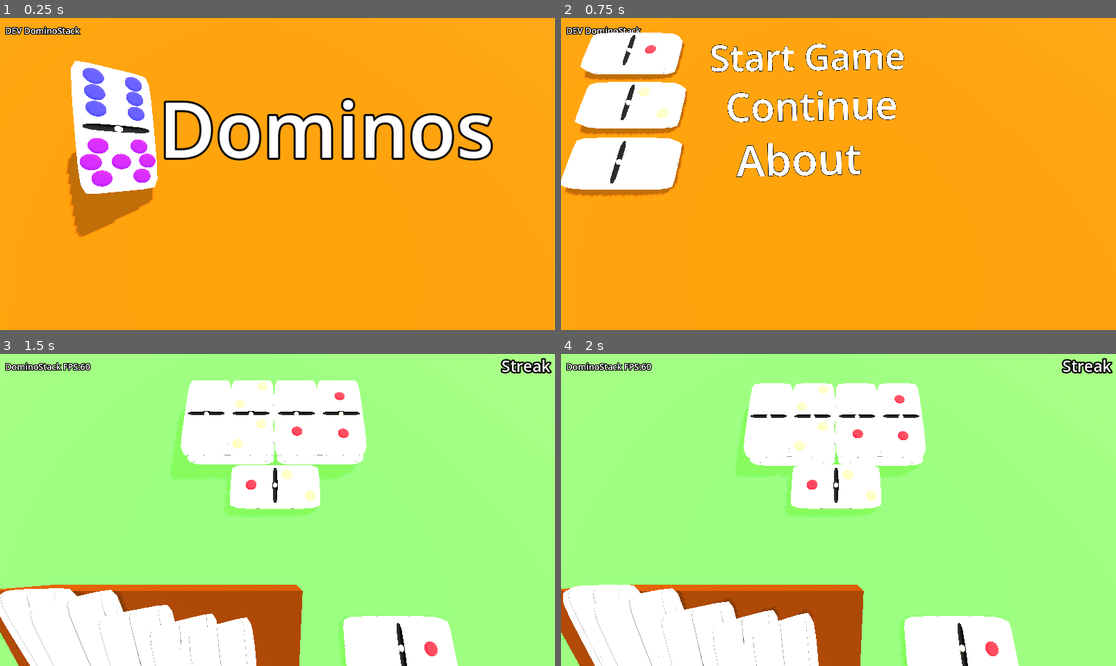
Above: before the commit, frames 1-4 (two rows, left to right).
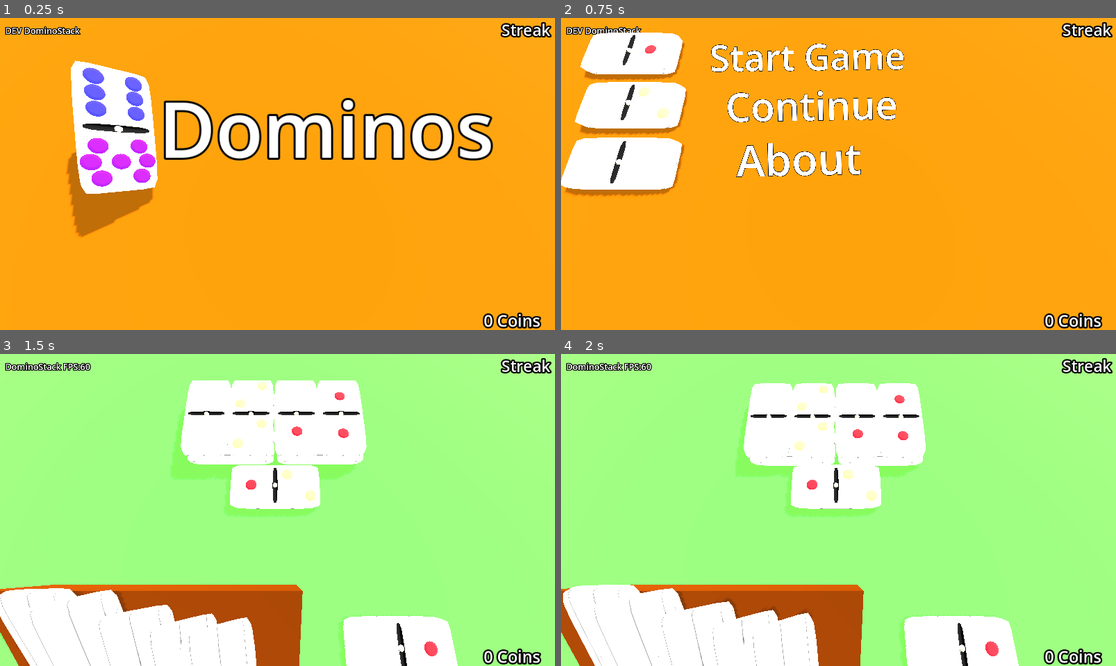
Above: after the commit, the same moments.

Repository: SecsAndCyber/six-seven-dominoes
Game: Godot game, scene res://scenes/main_menu.tscn
Same seed, same stepped clock (60 frames per second), same inputs: the game is played once before the commit and once after it.
Inputs (mouse positions are in pixels of both pictures, inside the frame that each line leads up to):
- Up to frame 1 (0.25 s): no input
- Up to frame 2 (0.75 s): tap Enter at 0.5 s; move the mouse to (960, 158) at 0.52 s; hold Alt from 0.53 s (still down); click (960, 158) at 0.67 s
- Up to frame 3 (1.5 s): tap Space at 1.25 s; move the mouse to (166, 525) at 1.27 s; release Alt at 1.28 s; tap Ctrl at 1.35 s; click (166, 525) at 1.42 s
- Up to frame 4 (2 s): no input

The runs differ from the first frame. In frame 1, 0.8% of the frame differs, in the area x 86-100%, y 1-100%; in frame 2, 0.8%; in frame 3, 0.4%; in frame 4, 0.4%.

Commit message:
Enhance UI and game mechanics: update coin tracking, improve debug information, and refactor level transition handling

Diff:
--- a/scenes/game_camera.tscn
+++ b/scenes/game_camera.tscn
@@ -38,7 +38,12 @@
 
 [node name="DebugLabel" type="Label3D" parent="."]
 transform = Transform3D(1, 0, 0, 0, 0.9999989, 0, 0, 0, 0.9999989, -5.0091157, 2.6366417, -3.7388773)
+layers = 512
 text = "DEV"
 horizontal_alignment = 0
 
 [node name="CoinsLabel" type="Label3D" parent="."]
+transform = Transform3D(1, 0, 0, 0, 0.9999996, 0, 0, 0, 0.9999996, 2.5629344, -1.4257379, -1.9797032)
+layers = 512
+text = "0 Coins"
+horizontal_alignment = 2
--- a/scripts/domino_block.gd
+++ b/scripts/domino_block.gd
@@ -249,7 +249,11 @@
 				GameManager.get_capture_point().collect_new_domino(self)
 			if GameManager.get_capture_point().test_collection(self):
 				if not GameManager.get_capture_point().active_block.is_wildcard:
-					GameManager.click_streak += 1
+					if GameManager.active_game_level.hand.has_wild_card:
+						GameManager.coins += 1
+						print("Coin granted: Matched while holding a wildcard!")
+					else:
+						GameManager.click_streak += 1
 				GameManager.get_capture_point().collect_new_domino(self)
 			else:
 				start_flip = "down" if face == "up" else "up"
--- a/scripts/dominoes_level.gd
+++ b/scripts/dominoes_level.gd
@@ -3,7 +3,7 @@
 
 @export var next_level: String
 @onready var table_top: StaticBody3D = $TableTop
-@onready var hand: StaticBody3D = $Hand
+@onready var hand: HandRack = $Hand
 @onready var capture_point: CapturePoint = $CapturePoint
 @onready var camera_3d: Camera3D = $Camera3D
 @onready var streak_label: Label3D = $Camera3D/StreakLabel
@@ -14,8 +14,20 @@
 var max_pair_domino: DominoBlock = null
 var ready_done:bool = false
 
+func update_ui(_delta:float = 0.0):
+	if OS.is_debug_build():
+		debug_label.text = "{LevelName} FPS:{FPS}".format({
+			'LevelName':get_node("/root/").get_children()[3].name,
+			'FPS':int(1.0 / _delta) if _delta else '??'
+		})
+	elif debug_label.text.length() > 0:
+		debug_label.text = ""
+	streak_label.text = "%s Streak" % ["•".repeat(GameManager.click_streak)]
+	coins_label.text = "%s Coins" % [GameManager.coins]
+
 func _ready() -> void:
 	pre_loss = false
+	update_ui(0)
 	for child in get_children():
 		if child is DominoBlock:
 			remove_child(child)
@@ -46,7 +58,7 @@
 	capture_point.float_point.global_transform.origin.y = stack_height
 	capture_point.init()
 	ready_done = true
-	GameManager.level_setting_up = false
+	GameManager.is_transitioning = false
 
 func shuffle_live_dominoes(live_dominos):
 	var domino_values: Array[Vector2i] = []
@@ -80,17 +92,9 @@
 const LEVEL_RESET_DELAY_MSEC: int = 250 # .25 second in milliseconds
 const LEVEL_RESET_DELAY_SEC: float = LEVEL_RESET_DELAY_MSEC / 100.0
 func _process(_delta: float) -> void:
-	if not ready_done or GameManager.level_setting_up:
+	if not ready_done or GameManager.is_transitioning:
 		return
-	if OS.is_debug_build():
-		debug_label.text = "{LevelName} FPS:{FPS}".format({
-			'LevelName':get_node("/root/").get_children()[3].name,
-			'FPS':int(1.0 / _delta)
-		})
-	elif debug_label.text.length() > 0:
-		debug_label.text = ""
-	streak_label.text = "%s Streak" % ["•".repeat(GameManager.click_streak)]
-	coins_label.text = "%s Coins" % [GameManager.coins]
+	update_ui(_delta)
 	if GameManager.level_complete == 0xDEADBEEF:
 		return GameManager.advance_to_level("res://scenes/loss_menu.tscn", true)
 	if pre_loss:
@@ -116,27 +120,35 @@
 		if not null == GameManager.get_capture_point().moving_block:
 			if lost:
 				lost = false
-		if lost:
+		if lost and not pre_loss:
 			pre_loss = true
 			get_tree().create_timer(LEVEL_RESET_DELAY_SEC).timeout.connect(
 				func():
 					GameManager.level_complete = 0xDEADBEEF
 			)
 
-func is_game_active() -> bool:
+func is_level_won() -> bool:
 	if pre_loss:
 		return false
+	if GameManager.level_complete != 0:
+		return true
 	if GameManager.board_dominos.size() == 0:
+		if GameManager.hand_dominos.size() > 0:
+			var bonus = GameManager.hand_dominos.size()
+			GameManager.coins += bonus
+			print("Bonus coins for remaining hand: ", bonus)
+			# Clear the hand so we don't double-count if _process runs again
+			GameManager.clear_hand()
 		GameManager.level_complete = Time.get_ticks_msec() + LEVEL_RESET_DELAY_MSEC
-		return false
-	return true
+		return true
+	return false
 
 func _on_table_top_child_exiting_tree(node: Node) -> void:
-	node.tree_exited.connect(func():is_game_active())
+	node.tree_exited.connect(func():is_level_won())
 
 
 func _on_hand_child_exiting_tree(node: Node) -> void:
-	node.tree_exited.connect(func():is_game_active())
+	node.tree_exited.connect(func():is_level_won())
 
 #
 # The next step for a polished feel:
--- a/scripts/game_manager.gd
+++ b/scripts/game_manager.gd
@@ -50,7 +50,7 @@
 # Other values are a timestamp for when the level should change
 # This is a hack while end-of-level modals don't exist
 var level_complete : int = 0
-var level_setting_up : bool = true
+var is_transitioning : bool = true
 var dominos_abandoned : int = 0
 
 var active_game_level: DominosLevel
@@ -61,6 +61,12 @@
 
 var board_dominos: Array[DominoBlock] = []
 var hand_dominos: Array[DominoBlock] = []
+
+func clear_hand():
+	while hand_dominos.size():
+		var db = hand_dominos.pop_back()
+		db.get_parent().remove_child(db)
+		remove_domino(db)
 
 func remove_domino(db: DominoBlock):
 	if board_dominos.has(db):
@@ -75,14 +81,14 @@
 	prepare_level(null)
 
 func prepare_level(dl:DominosLevel) -> void:
-	level_setting_up = true
+	is_transitioning = true
 	active_game_level = dl
 	level_complete = false
 	board_dominos = []
 	hand_dominos = []
 
 func advance_to_level(level_path:String, allow_main_menu:bool=false) -> void:
-	level_setting_up = true
+	is_transitioning = true
 	var to_remove = board_dominos + hand_dominos
 	if level_complete == 0xDEADBEEF:
 		dominos_abandoned = board_dominos.size()
--- a/scripts/loss_menu.gd
+++ b/scripts/loss_menu.gd
@@ -2,15 +2,22 @@
 extends Node3D
 
 @onready var label_loss_stat: Label3D = $Camera3D/Splash/Label_Loss_Stat
+@onready var streak_label: Label3D = $Camera3D/StreakLabel
 @onready var debug_label: Label3D = $Camera3D/DebugLabel
-# Called when the node enters the scene tree for the first time.
-func _ready() -> void:
+@onready var coins_label: Label3D = $Camera3D/CoinsLabel
+
+func update_ui(_delta:float = 0.0):
 	if OS.is_debug_build():
 		debug_label.text = "DEV {LevelName}".format({
 			'LevelName':get_node("/root/").get_children()[3].name,
 		})
 	elif debug_label.text.length() > 0:
 		debug_label.text = ""
+	streak_label.text = "%s Streak" % ["•".repeat(GameManager.click_streak)]
+	coins_label.text = "%s Coins" % [GameManager.coins]
+# Called when the node enters the scene tree for the first time.
+func _ready() -> void:
+	update_ui()
 	for db in find_children("*", "DominoBlock", true, true):
 		GameManager.board_dominos.append(db)
 	if GameManager.dominos_abandoned == 1:
@@ -18,6 +25,8 @@
 	else:
 		label_loss_stat.text = "%s tiles left on the table" % GameManager.dominos_abandoned
 
+func _process(_delta: float) -> void:
+	update_ui(_delta)
 
 func _input(event):
 	if event is InputEventMouseButton or event is InputEventScreenTouch:
--- a/scripts/main_menu.gd
+++ b/scripts/main_menu.gd
@@ -4,7 +4,9 @@
 @onready var splash: Node3D = $Camera3D/Splash
 @onready var menu_a: Node3D = $Camera3D/MenuA
 @onready var menu_about: Node3D = $Camera3D/MenuAbout
+@onready var streak_label: Label3D = $Camera3D/StreakLabel
 @onready var debug_label: Label3D = $Camera3D/DebugLabel
+@onready var coins_label: Label3D = $Camera3D/CoinsLabel
 
 func change_menu(new_menu: Node3D) -> void:
 	for menu in [splash, menu_a, menu_about]:
@@ -12,14 +14,21 @@
 			menu.visible = true
 		else:
 			menu.visible = false
-# Called when the node enters the scene tree for the first time.
-func _ready() -> void:
+
+func update_ui(_delta:float = 0.0):
 	if OS.is_debug_build():
 		debug_label.text = "DEV {LevelName}".format({
 			'LevelName':get_node("/root/").get_children()[3].name,
 		})
 	elif debug_label.text.length() > 0:
 		debug_label.text = ""
+	streak_label.text = "%s Streak" % ["•".repeat(GameManager.click_streak)]
+	coins_label.text = "%s Coins" % [GameManager.coins]
+
+# Called when the node enters the scene tree for the first time.
+func _ready() -> void:
+	GameManager.loadScore()
+	update_ui()
 	for db in find_children("*", "DominoBlock", true, true):
 		db.freeze = true
 		db.set_collision_layer_value(1, false)
